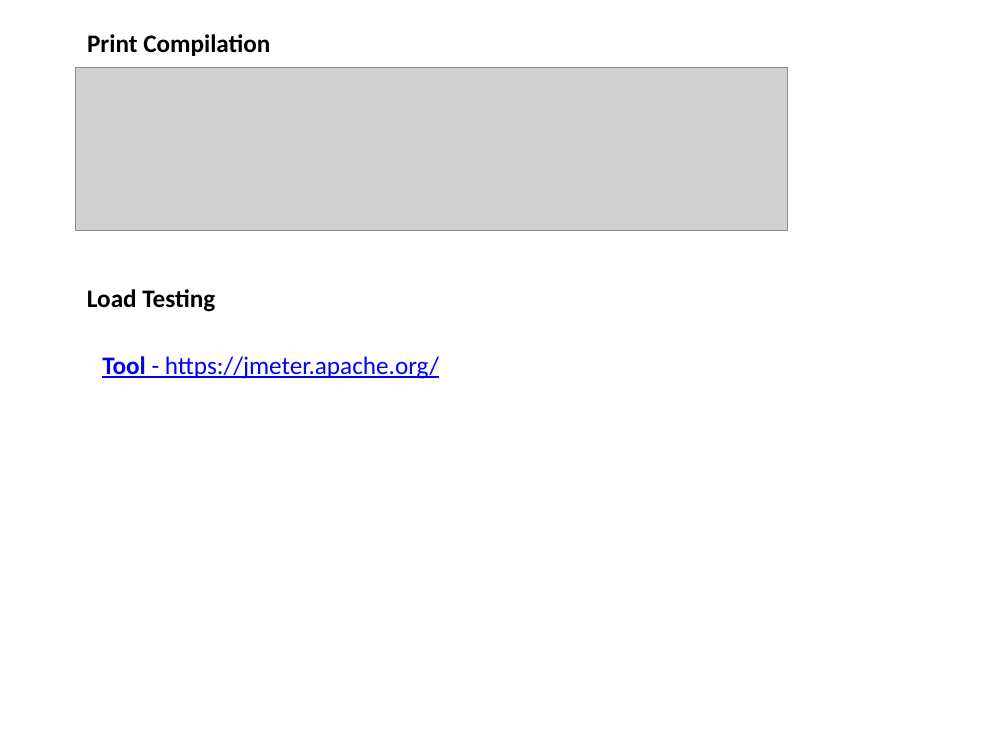
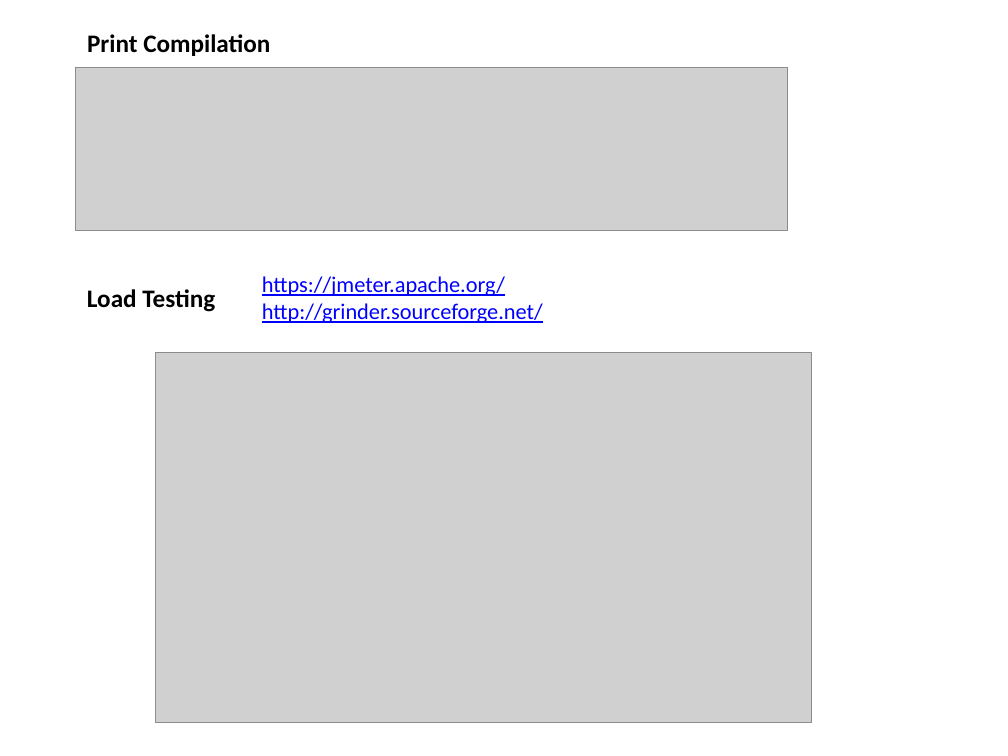
Before and after one commit to mdparthi/JavaPerformanceTuning, a slide deck: slide 17 of JPTInfo.pptx. Drawn at 1008x756 pixels with LibreOffice and Linux fonts; fonts in the diff are those of the drawing; grey boxes stand for pictures. Boxes give left, top, right and bottom in pixels: in the first picture for what was removed or moved away, otherwise in the second. Text is boxed around its words. In the diff, an @@ line names an element or a change of style, - is before the commit and + after.

```diff
--- a/JPTInfo.pptx
+++ b/JPTInfo.pptx
@@ text at box(262, 276, 543, 323): text changed; size 18 to 16 pt @@
-Tool - https://jmeter.apache.org/
+https://jmeter.apache.org/
+http://grinder.sourceforge.net/
@@ picture added at box(155, 353, 811, 723) @@
```
Also in this commit, not shown: 1 slide added, 30 other files.
